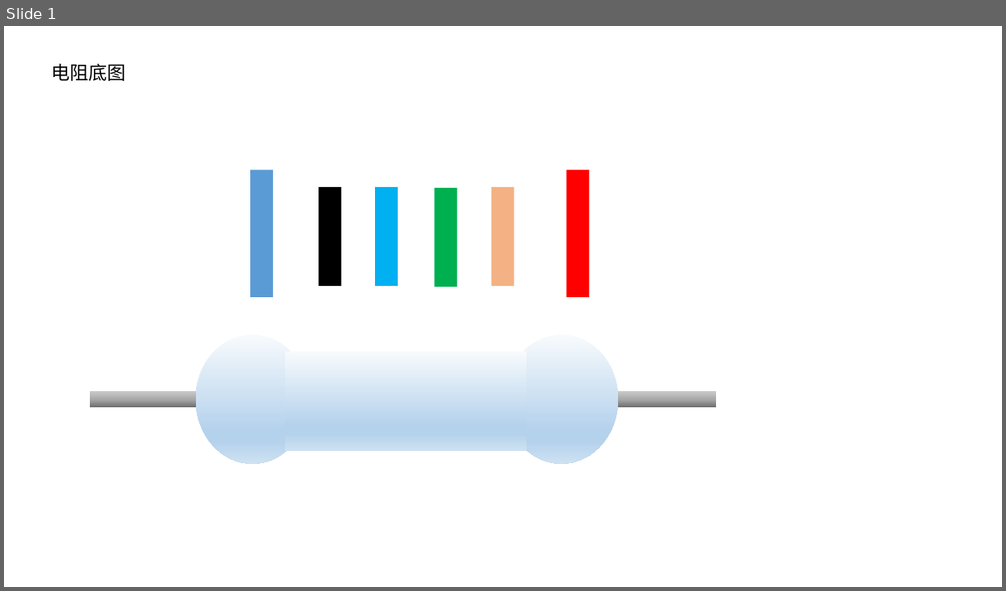
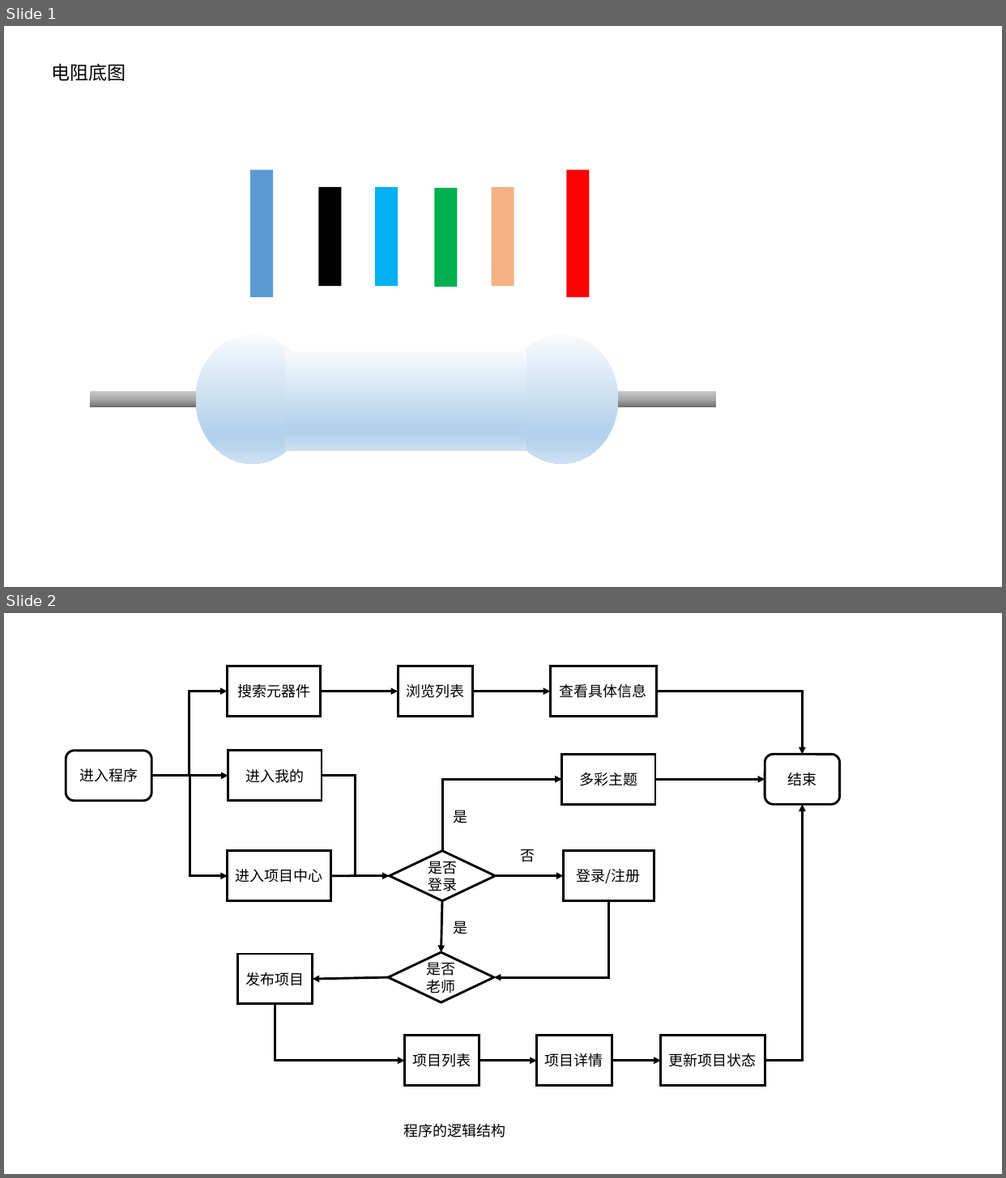
Before and after one commit to goozyshi/Gooit, a slide deck: Gooit自绘图标.pptx. Shown one above the other, each under a label of ours: slide 1 before the commit, slides 1 and 2 after it. The pictures are 1006x591 and 1006x1178 pixels, drawn with LibreOffice and Linux fonts; fonts in the diff are those of the drawing. Boxes give left, top, right and bottom in pixels: in the first picture for what was removed or moved away, otherwise in the second. Text is boxed around its words. In the diff, an @@ line names an element or a change of style, - is before the commit and + after.

```diff
--- a/Gooit自绘图标.pptx
+++ b/Gooit自绘图标.pptx
@@ slide 2 added at bbox=[4, 613, 1002, 1174], background #FFFFFF @@
@@ group added at bbox=[66, 666, 840, 1138]: 11 rectangles, 9 arrows, 8 elbow arrows, 4 texts, 2 diamonds, 2 rounded rectangles, 1 line @@
+搜索元器件
+浏览列表
+查看具体信息
+进入项目中心
+是否登录
+登录/注册
+是否老师
+发布项目
+项目列表
+项目详情
+结束
+更新项目状态
+进入程序
+进入我的
+多彩主题
+程序的逻辑结构
+是
+是
+否
```
Also in this commit, not shown: 1 slide changed, 2 other slides added, 2 slides removed, 21 other files.
